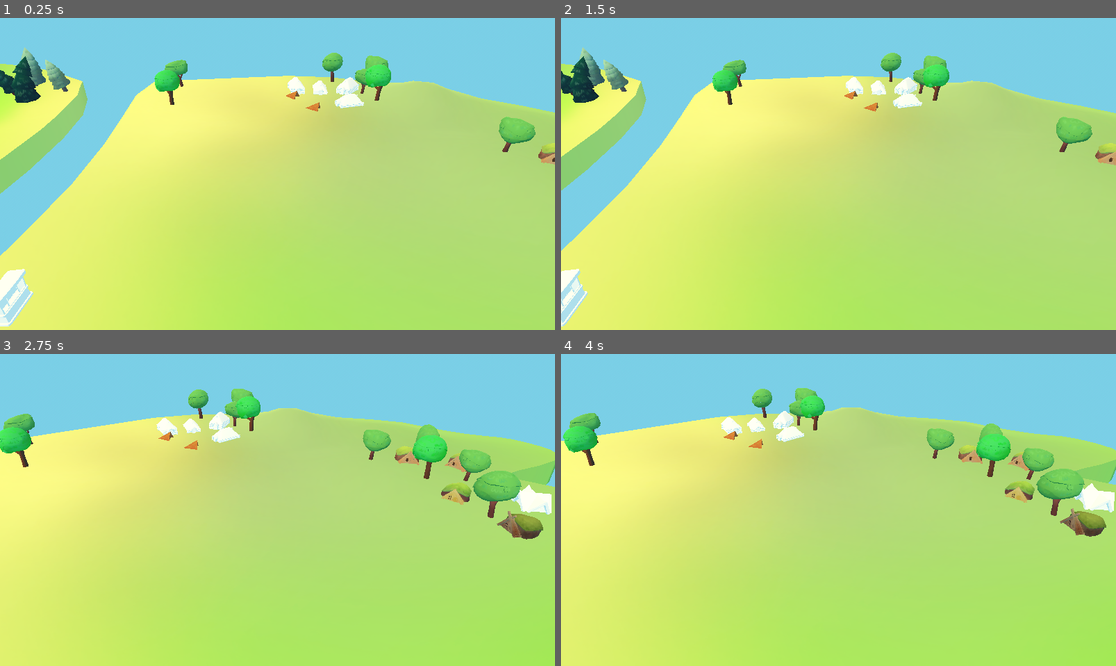
Above: before the commit, frames 1-4 (two rows, left to right).
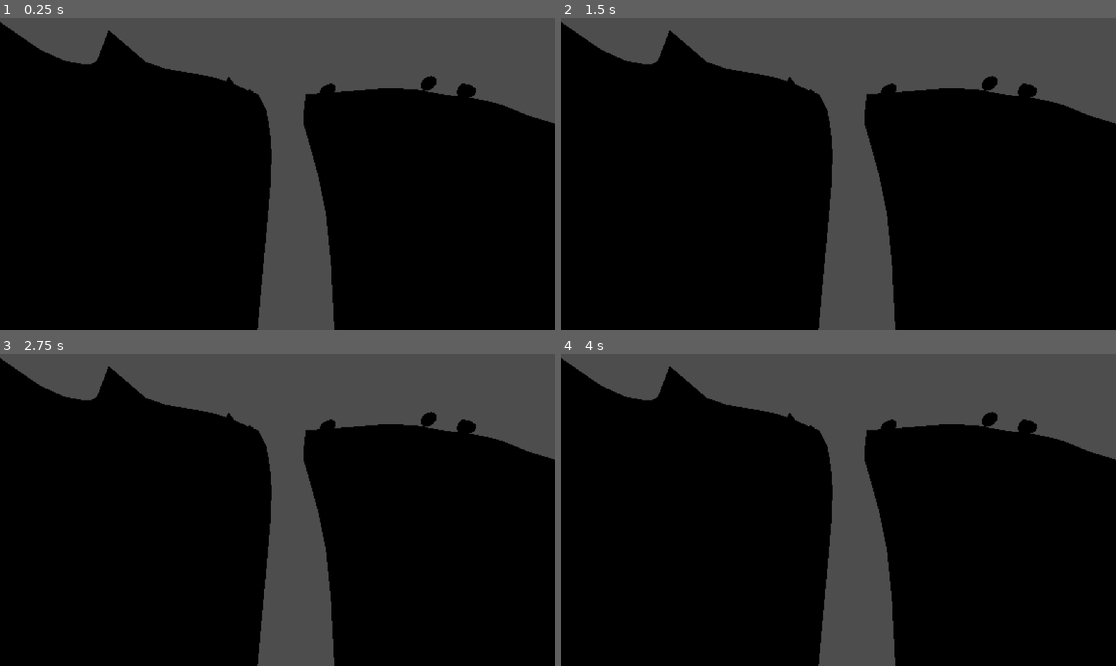
Above: after the commit, the same moments.

Repository: Baizard-13/Racoonomics
Game: Godot game, scene res://scene/PixelLoka.tscn
Two runs of this game, one before a commit and one after it. Both use one fixed random seed, a clock stepped at 60 frames per second and the inputs below. Before the commit the project starts from res://Location/location.tscn.
Inputs (mouse positions are in pixels of both pictures, inside the frame that each line leads up to):
- Up to frame 1 (0.25 s): no input
- Up to frame 2 (1.5 s): tap Enter at 0.5 s; move the mouse to (960, 158) at 0.52 s; tap A (a) at 0.6 s; tap D (d) at 0.8, 1.35 s; tap Space at 1.25 s; move the mouse to (727, 189) at 1.27 s
- Up to frame 3 (2.75 s): tap E (e) at 1.55, 2.1 s; tap Enter at 2 s; move the mouse to (333, 441) at 2.02 s; tap S (s) at 2.3 s
- Up to frame 4 (4 s): tap Space at 2.75 s; move the mouse to (810, 572) at 2.77 s; tap S (s) at 2.85 s; tap A (a) at 3.05, 3.6 s; tap Enter at 3.5 s; move the mouse to (1005, 556) at 3.52 s; tap D (d) at 3.8 s

The runs differ from the first frame. In frame 1, 100% of the frame differs, in the area x 0-100%, y 0-100%; in frame 2, 100%; in frame 3, 100%; in frame 4, 100%.

Commit message:
ChangeCentralScene

Diff:
--- a/project.godot
+++ b/project.godot
@@ -11,7 +11,7 @@
 [application]
 
 config/name="Racoonomics"
-run/main_scene="uid://b8tnuk3jmf5gt"
+run/main_scene="uid://ctbs1r5hd2ia8"
 config/features=PackedStringArray("4.6", "Forward Plus")
 
 [display]
